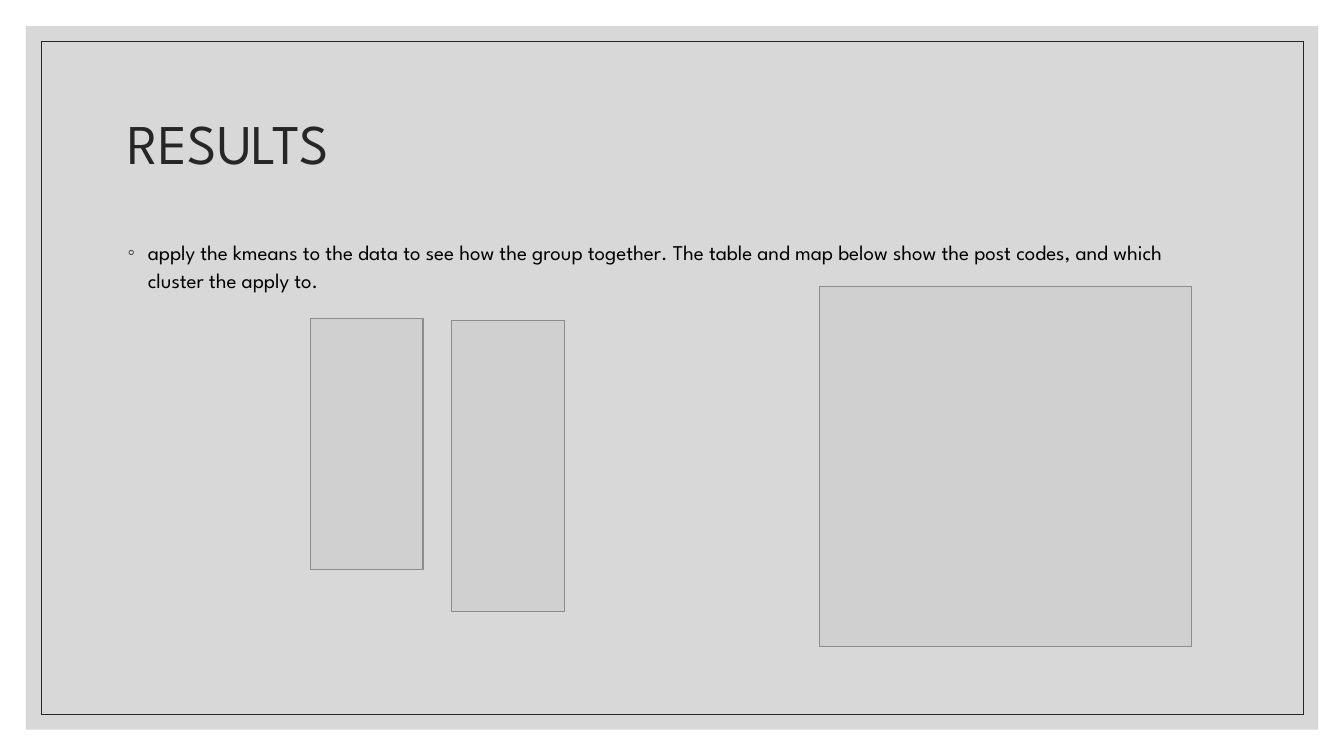
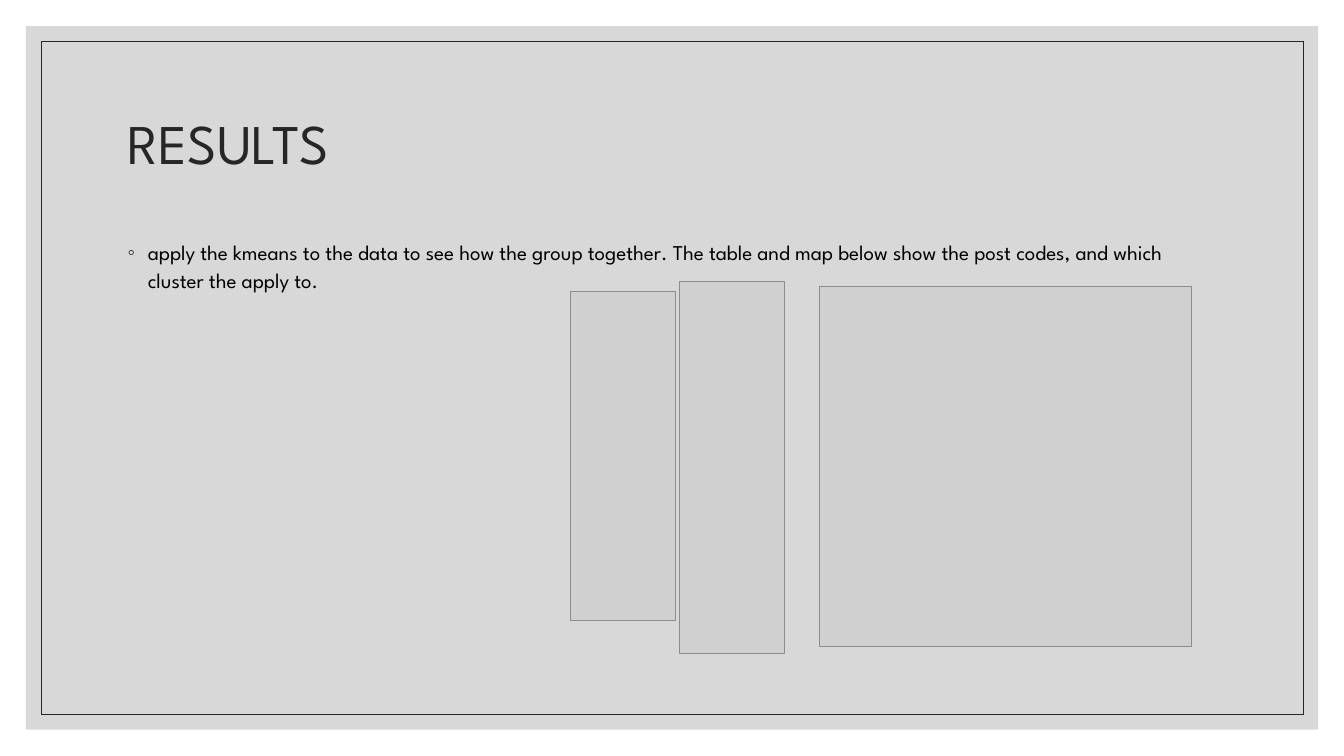
Before and after one commit to TeddyMoose/IBMCapStoneProject, a slide deck: slide 9 of Power Point IBM datascience.pptx (slide 8 before the commit). Drawn at 1344x756 pixels with LibreOffice and Linux fonts; fonts in the diff are those of the drawing; grey boxes stand for pictures. Boxes give left, top, right and bottom in pixels: in the first picture for what was removed or moved away, otherwise in the second. Text is boxed around its words. In the diff, an @@ line names an element or a change of style, - is before the commit and + after.

```diff
--- a/Power Point IBM datascience.pptx
+++ b/Power Point IBM datascience.pptx
@@ picture added at box(571, 291, 676, 620) @@
@@ picture added at box(680, 281, 784, 654) @@
@@ picture removed at box(311, 319, 423, 570) @@
@@ picture removed at box(452, 321, 565, 611) @@
```
Also in this commit, not shown: 2 other slides changed, 1 slide added, 4 other files.
